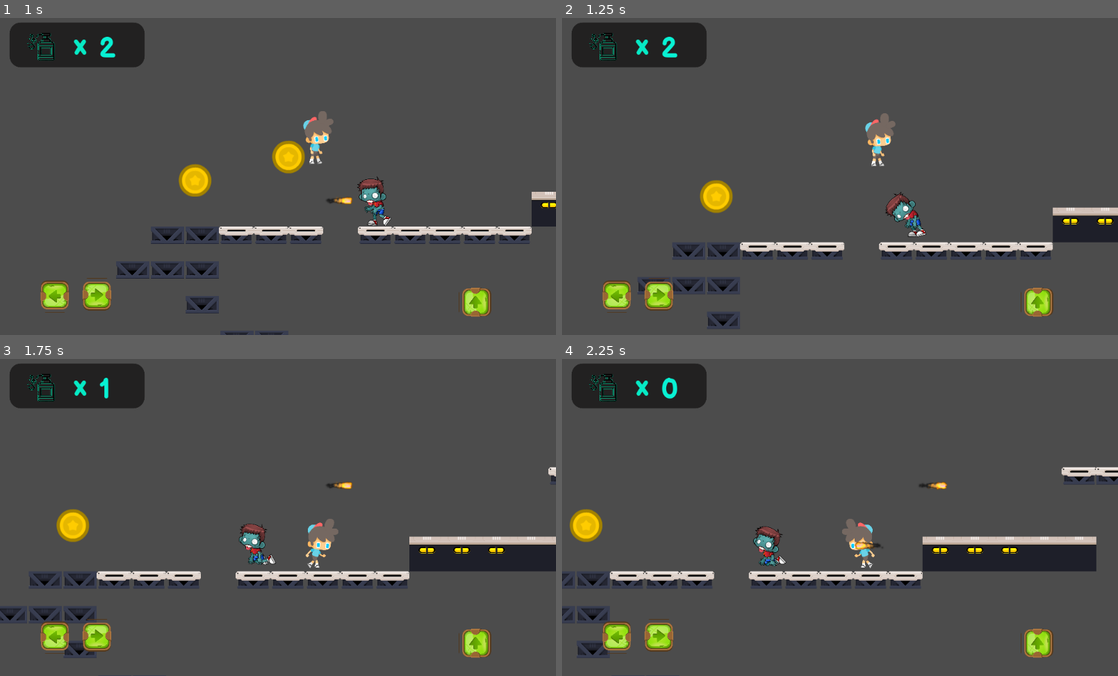
Above: before the commit, frames 1-4 (two rows, left to right).
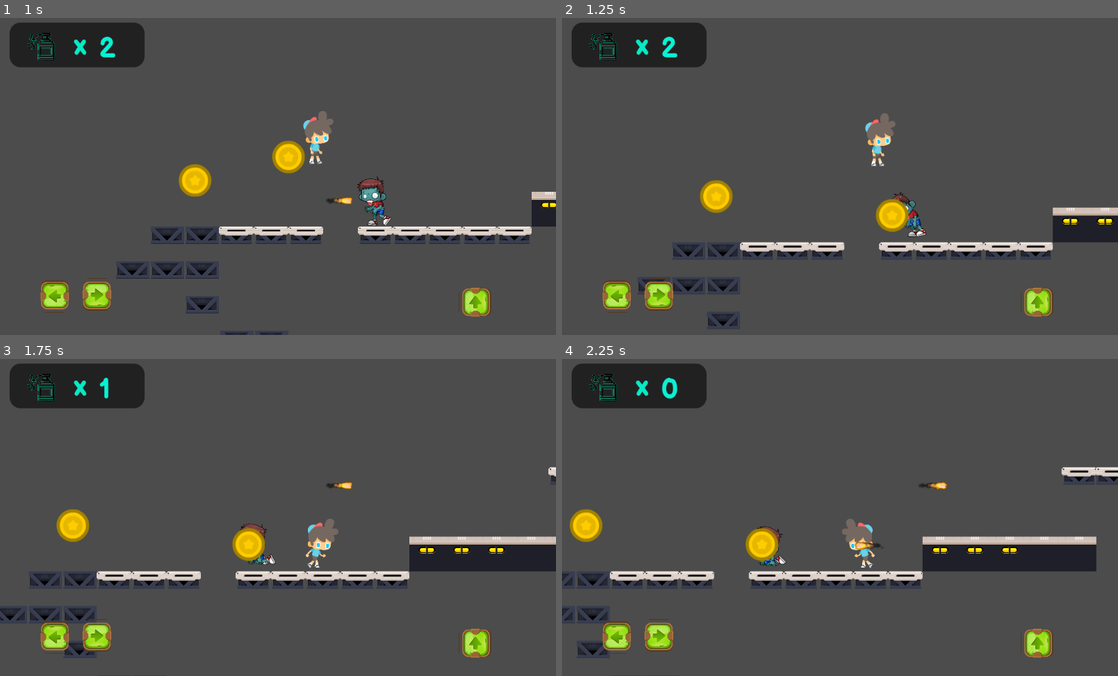
Above: after the commit, the same moments.

Repository: Sarath191181208/Covid-19
Game: Godot game, scene res://scenes/leve1.tscn
Same seed, same stepped clock (60 frames per second), same inputs: the game is played once before the commit and once after it. The project has no main scene, so this scene is started directly.
Inputs:
- Up to frame 1 (1 s): hold D (right) from 0.53 s (still down); tap Shift (fire) at 0.6 s; tap Up (jump) at 0.77 s
- Up to frame 2 (1.25 s): keep holding D (right)
- Up to frame 3 (1.75 s): keep holding D (right); tap Shift (fire) at 1.35 s; tap Up (jump) at 1.52 s
- Up to frame 4 (2.25 s): release D (right) at 2.03 s; hold A (left) from 2.03 s (still down); tap Shift (fire) at 2.1 s

Frame 1 is identical in both runs. In frame 2, 0.5% of the frame differs, in the area x 56-63%, y 57-68%; in frame 3, 0.5%, in the area x 41-48%, y 53-64%; in frame 4, 0.5%.

Commit message:
have to chage coin logic

Diff:
--- a/scenes/enemy.gd
+++ b/scenes/enemy.gd
@@ -4,7 +4,7 @@
 var speed = 0.7
 var direction = -1
 const GRAVITY = 20
-
+const LOOT = preload("res://scenes/coin.tscn")
 
 func _physics_process(delta):
 	$floor_checker.position.x = $CollisionShape2D.shape.get_extents().x * direction
@@ -44,11 +44,18 @@
 	if player != null :
 		player = null
 	$AnimatedSprite.play("dead")
-	#queue_free()
 	$timer.connect("timeout", self, "queue_free")
 	$timer.set_wait_time(2)
 	$timer.start()
-# warning-ignore:unused_argument
+	$timer2.connect("timeout", self, "createLoot")
+	$timer2.set_wait_time(2.2)
+	$timer2.start()
+	var loot = LOOT.instance()
+	get_parent().add_child(loot)
+	loot.position = $Position2D.global_position
+func createLoot():
+	print("sucess ")
+
 func _on_detecting_range_body_exited(body) :
 	player = null
 	$AnimatedSprite.play("idle")
--- a/scenes/enemy.tscn
+++ b/scenes/enemy.tscn
@@ -18,13 +18,13 @@
 scale = Vector2( 0.2, 0.2 )
 frames = ExtResource( 1 )
 animation = "idle"
-frame = 9
+frame = 5
 playing = true
 flip_h = true
 
 [node name="CollisionShape2D" type="CollisionShape2D" parent="."]
 position = Vector2( 6, 12 )
-shape = SubResource( 2 )
+shape = SubResource( 1 )
 
 [node name="detecting_range" type="Area2D" parent="."]
 modulate = Color( 0.87451, 0.0117647, 0.658824, 1 )
@@ -47,6 +47,11 @@
 [node name="timer" type="Timer" parent="."]
 one_shot = true
 autostart = true
+
+[node name="Position2D" type="Position2D" parent="."]
+
+[node name="timer2" type="Timer" parent="."]
+autostart = true
 [connection signal="animation_finished" from="AnimatedSprite" to="." method="_on_AnimatedSprite_animation_finished"]
 [connection signal="body_entered" from="detecting_range" to="." method="_on_detecting_range_body_entered"]
 [connection signal="body_exited" from="detecting_range" to="." method="_on_detecting_range_body_exited"]
Not shown: 2 places in scenes/enemy.tscn that only renumber resources
